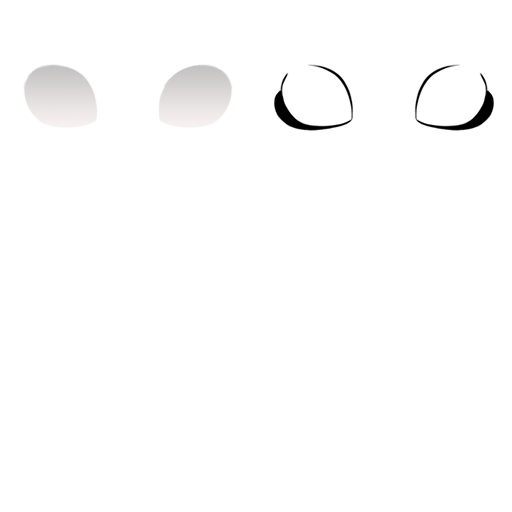
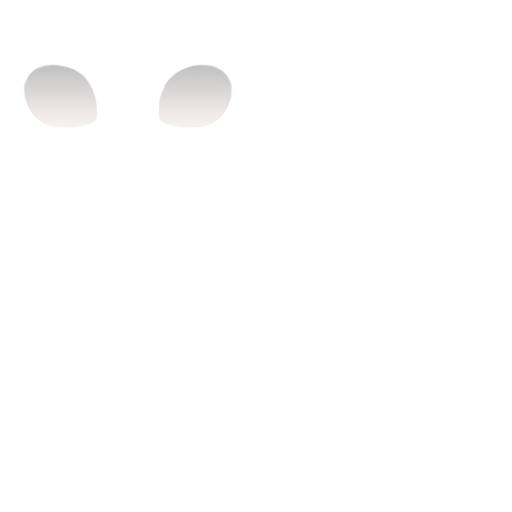
Two versions of the same layered image (512 x 512). Layer-by-layer changes:
painted on "Verlaufsfüllung 2 Kopie" over 274, 64, 494, 131
painted on "Verlaufsfüllung 2" over 274, 64, 494, 131
removed layer "zu" over 274, 64, 494, 131
